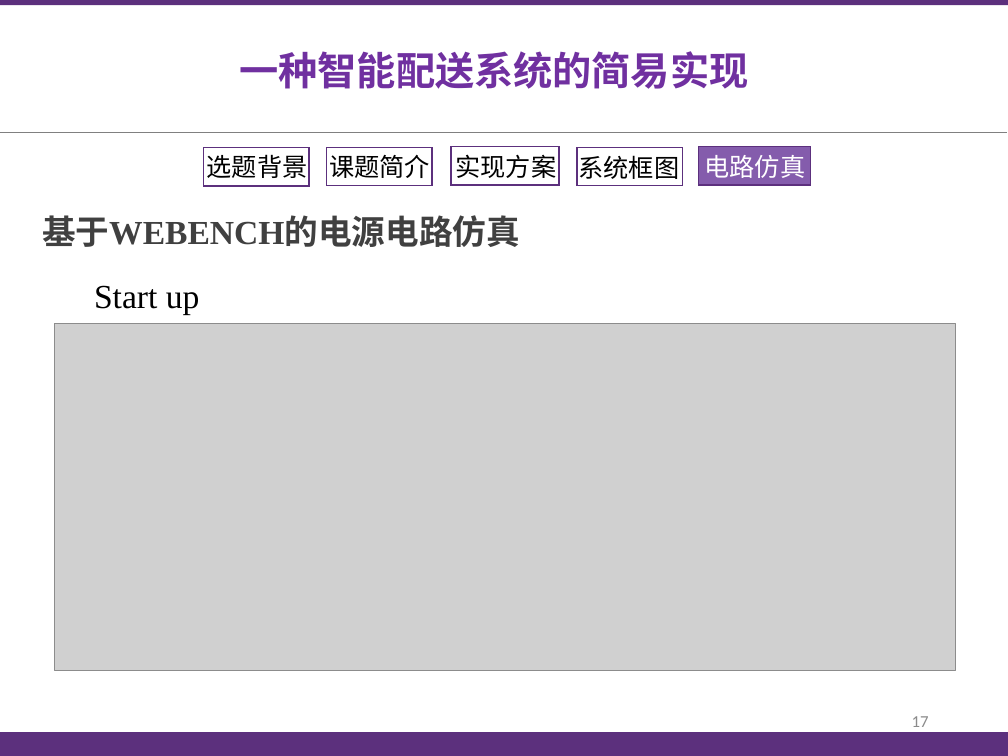
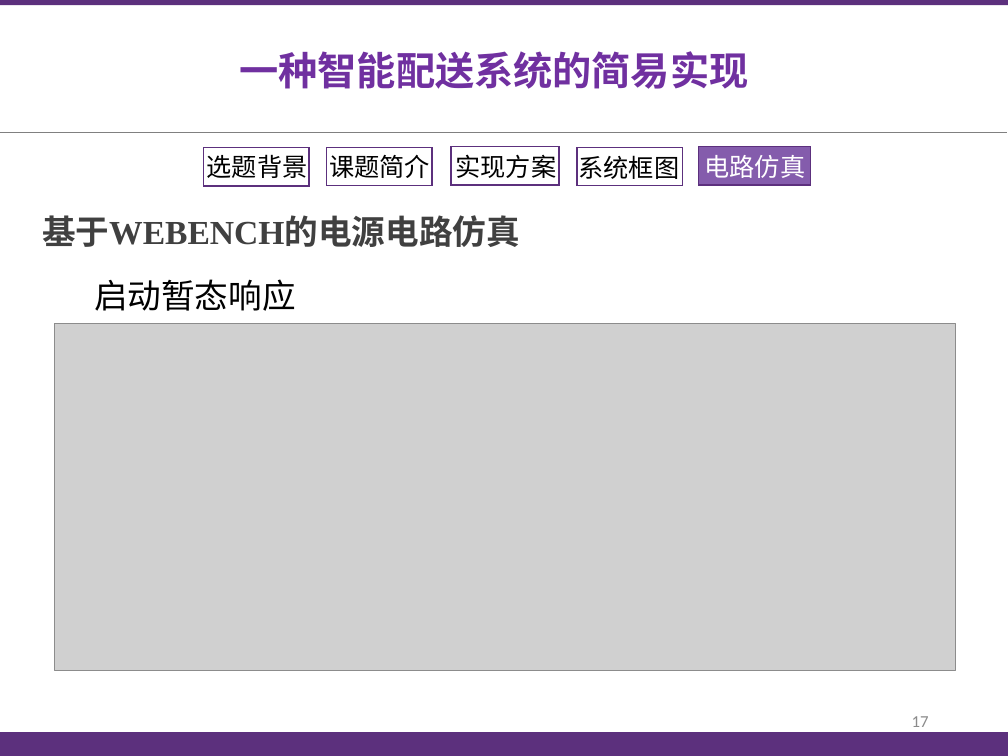
Before and after one commit to jameswhqi/summer-electronics, a slide deck: slide 17 of preparation_report/预习展示_祁文浩_康梓峰.pptx. Drawn at 1008x756 pixels with LibreOffice and Linux fonts; fonts in the diff are those of the drawing; grey boxes stand for pictures. Boxes give left, top, right and bottom in pixels: in the first picture for what was removed or moved away, otherwise in the second. Text is boxed around its words. In the diff, an @@ line names an element or a change of style, - is before the commit and + after.

```diff
--- a/preparation_report/预习展示_祁文浩_康梓峰.pptx
+++ b/preparation_report/预习展示_祁文浩_康梓峰.pptx
@@ text at (94, 279, 296, 311): text changed; font Times New Roman to Noto Sans CJK SC @@
-Start up
+启动暂态响应
```
Also in this commit, not shown: 5 other slides changed.
